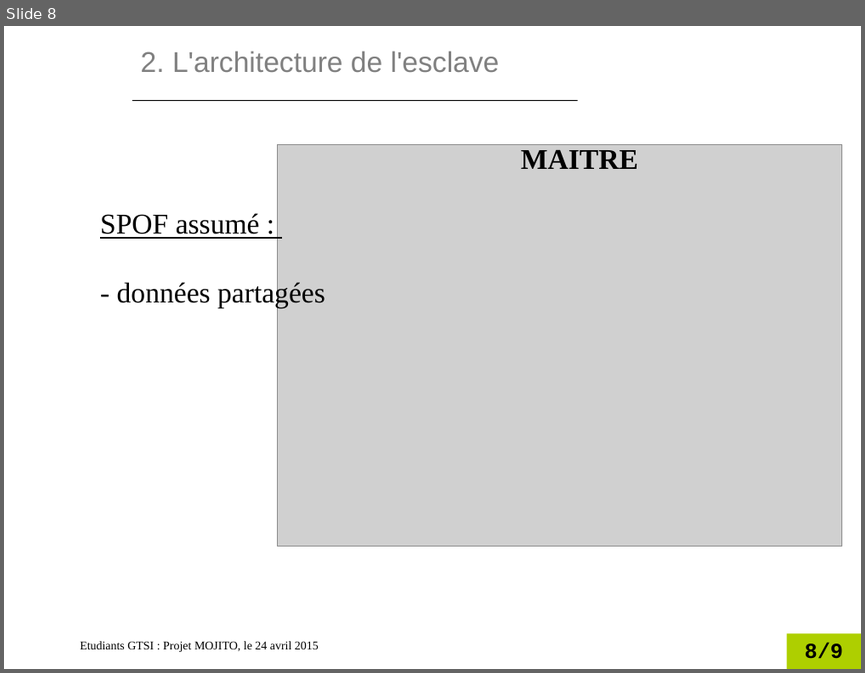
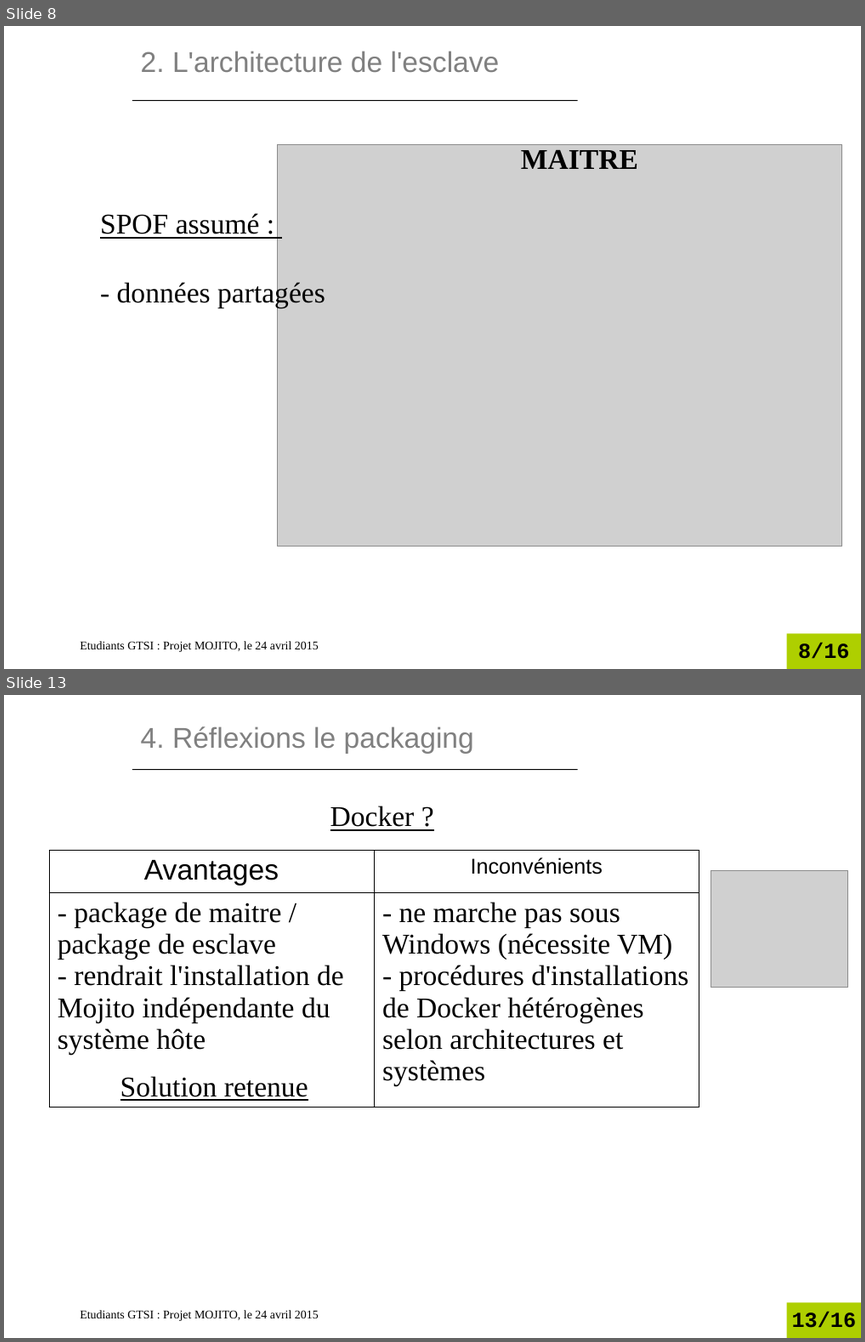
Before and after one commit to Nomelihp/Opium, a slide deck: doc/diaporama/Presentation_2404.odp. Shown one above the other, each under a label of ours: slide 8 before the commit, slides 8 and 13 after it; the slides between them are not shown. The pictures are 865x673 and 865x1342 pixels, drawn with LibreOffice and Linux fonts; fonts in the diff are those of the drawing; grey boxes stand for pictures; background and template pictures are left out. Boxes give left, top, right and bottom in pixels: in the first picture for what was removed or moved away, otherwise in the second. Text is boxed around its words. In the diff, an @@ line names an element or a change of style, - is before the commit and + after.

```diff
--- a/doc/diaporama/Presentation_2404.odp
+++ b/doc/diaporama/Presentation_2404.odp
@@ slide 13 added at bbox=[4, 695, 861, 1338], background picture (left out); not listed: 2 template elements that a slide beside it also shows @@
@@ title added at bbox=[141, 726, 474, 754], 24 pt, text #808080 @@
+4. Réflexions le packaging
@@ line added from (132, 770) to (577, 770), #000000 0.74 pt @@
@@ text added at bbox=[330, 805, 415, 831], 24 pt, text #000000, underline @@
+Docker ?
@@ table added at bbox=[48, 850, 698, 1176], 2 rows, 2 columns @@
+Avantages | Inconvénients
+- package de maitre / package de esclave / - rendrait l'installation de Mojito indépendante du système hôte | - ne marche pas sous Windows (nécessite VM) / - procédures d'installations de Docker hétérogènes selon architectures et systèmes
@@ picture added at bbox=[710, 871, 847, 987] @@
@@ text added at bbox=[120, 1076, 308, 1100], 24 pt, text #000000, underline @@
+Solution retenue
@@ page number at bbox=[798, 641, 849, 658]: text changed @@
-8/9
+8/16
```
Also in this commit, not shown: 1 slide changed, 6 other slides added, 3 other files.
